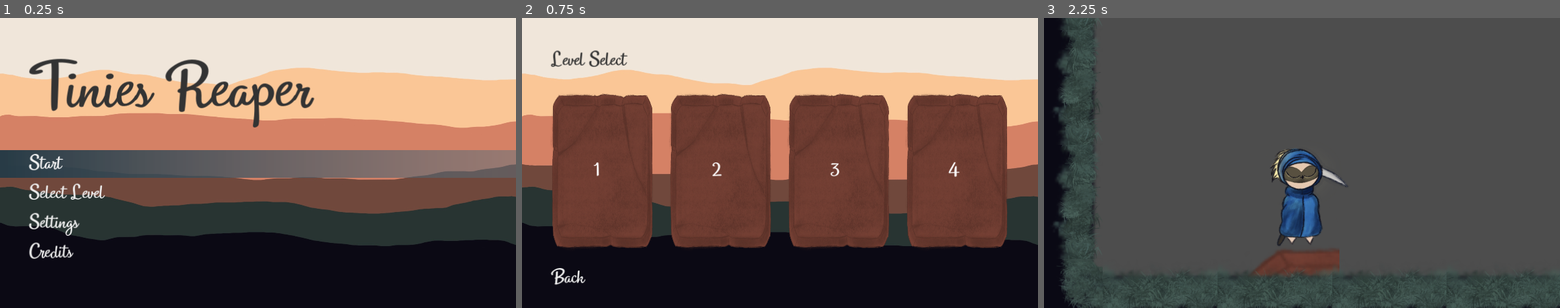
Above: before the commit, frames 1-3 (left to right).
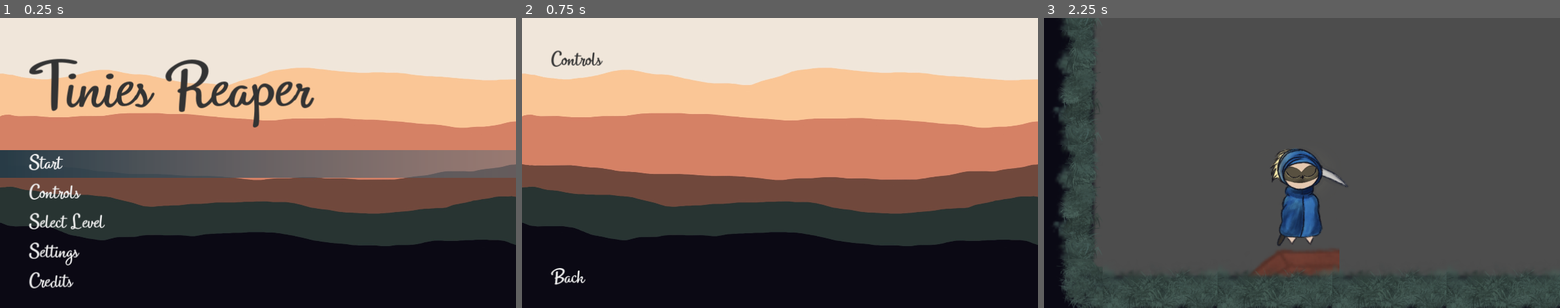
Above: after the commit, the same moments.

Repository: benitsch/Ludum-Dare-56
Game: Godot game, scene res://scenes/ui/main_menu.tscn
The game is run twice, just before and just after one commit, with the same random seed, the same clock (stepped at 60 frames per second) and the same inputs.
Inputs (mouse positions are in pixels of both pictures, inside the frame that each line leads up to):
- Up to frame 1 (0.25 s): no input
- Up to frame 2 (0.75 s): click (780, 192) at 0.5 s, where only the run after the commit has a clickable "Controls"
- Up to frame 3 (2.25 s): click "Back" at 1.25 s; click "Start" at 2 s

The runs differ from the first frame. In frame 1, 1.2% of the frame differs, in the area x 5-21%, y 56-94%; in frame 2, 33%, in the area x 5-94%, y 11-80%; in frame 3, nothing differs.

Commit message:
add initial controls menu

Diff:
--- /dev/null
+++ b/scenes/ui/controls_menu.tscn
@@ -0,0 +1,63 @@
+[gd_scene load_steps=4 format=3 uid="uid://bphgxk6f4f3fo"]
+
+[ext_resource type="Theme" uid="uid://sskftnklcksg" path="res://assets/themes/default_theme.tres" id="1_3dx3x"]
+[ext_resource type="PackedScene" uid="uid://bp0kh61x22hov" path="res://scenes/ui/background.tscn" id="2_hm6tx"]
+[ext_resource type="PackedScene" uid="uid://bhy6v7h1w250f" path="res://scenes/ui/back_button.tscn" id="4_oxdao"]
+
+[node name="ControlsMenu" type="Control"]
+layout_mode = 3
+anchors_preset = 15
+anchor_right = 1.0
+anchor_bottom = 1.0
+grow_horizontal = 2
+grow_vertical = 2
+theme = ExtResource("1_3dx3x")
+
+[node name="Background" parent="." instance=ExtResource("2_hm6tx")]
+layout_mode = 1
+
+[node name="VBoxContainer" type="VBoxContainer" parent="."]
+layout_mode = 1
+anchors_preset = 15
+anchor_right = 1.0
+anchor_bottom = 1.0
+grow_horizontal = 2
+grow_vertical = 2
+
+[node name="MarginContainer" type="MarginContainer" parent="VBoxContainer"]
+layout_mode = 2
+theme_override_constants/margin_left = 64
+theme_override_constants/margin_top = 64
+theme_override_constants/margin_right = 64
+theme_override_constants/margin_bottom = 32
+
+[node name="Label" type="Label" parent="VBoxContainer/MarginContainer"]
+layout_mode = 2
+size_flags_vertical = 6
+theme_override_colors/font_color = Color(0.2, 0.2, 0.2, 1)
+text = "Controls"
+
+[node name="MarginContainer2" type="MarginContainer" parent="VBoxContainer"]
+layout_mode = 2
+size_flags_vertical = 3
+theme_override_constants/margin_left = 64
+theme_override_constants/margin_right = 64
+theme_override_constants/margin_bottom = 122
+
+[node name="ScrollContainer" type="ScrollContainer" parent="VBoxContainer/MarginContainer2"]
+layout_mode = 2
+horizontal_scroll_mode = 0
+
+[node name="VBoxContainer2" type="VBoxContainer" parent="VBoxContainer/MarginContainer2/ScrollContainer"]
+layout_mode = 2
+size_flags_horizontal = 3
+size_flags_vertical = 0
+
+[node name="BackButton" parent="." instance=ExtResource("4_oxdao")]
+layout_mode = 2
+anchors_preset = 0
+anchor_right = 0.0
+anchor_bottom = 0.0
+offset_top = 648.0
+offset_right = 1152.0
+offset_bottom = 648.0
--- a/scenes/ui/main_menu.tscn
+++ b/scenes/ui/main_menu.tscn
@@ -49,6 +49,12 @@
 targetScenePath = "res://scenes/levels/level_01.tscn"
 hasInitialFocus = true
 
+[node name="ControlsButton" type="Button" parent="VBoxContainer/VBoxContainer"]
+layout_mode = 2
+text = "Controls"
+script = ExtResource("4_elir1")
+targetScenePath = "res://scenes/ui/controls_menu.tscn"
+
 [node name="LevelSelectButton" type="Button" parent="VBoxContainer/VBoxContainer"]
 layout_mode = 2
 text = "Select Level"
